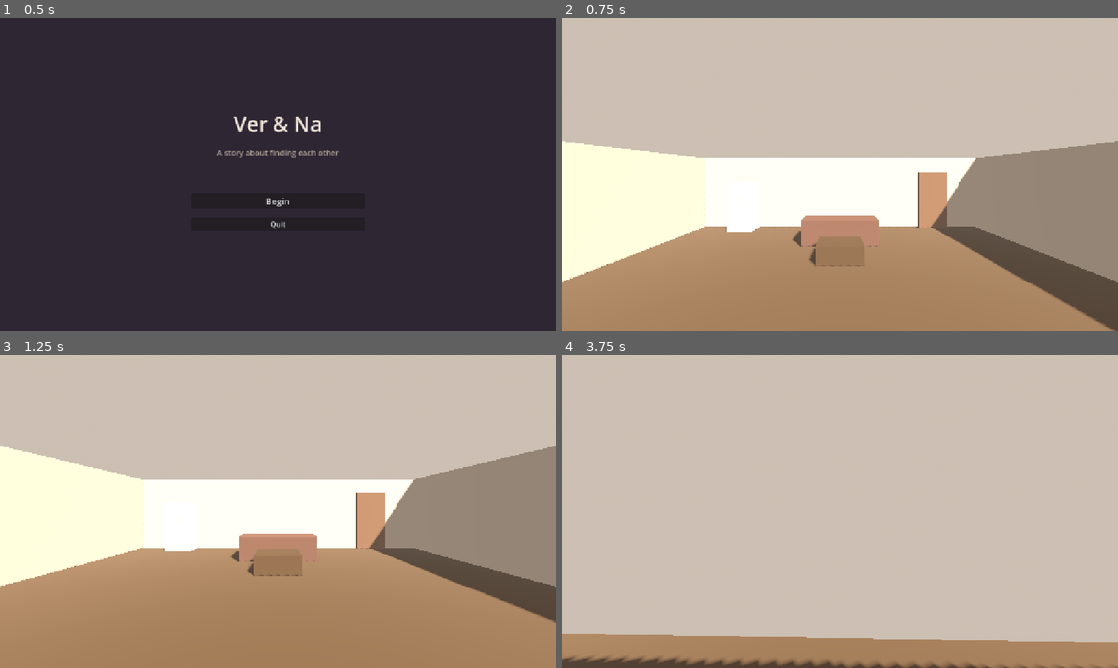
Above: before the commit, frames 1-4 (two rows, left to right).
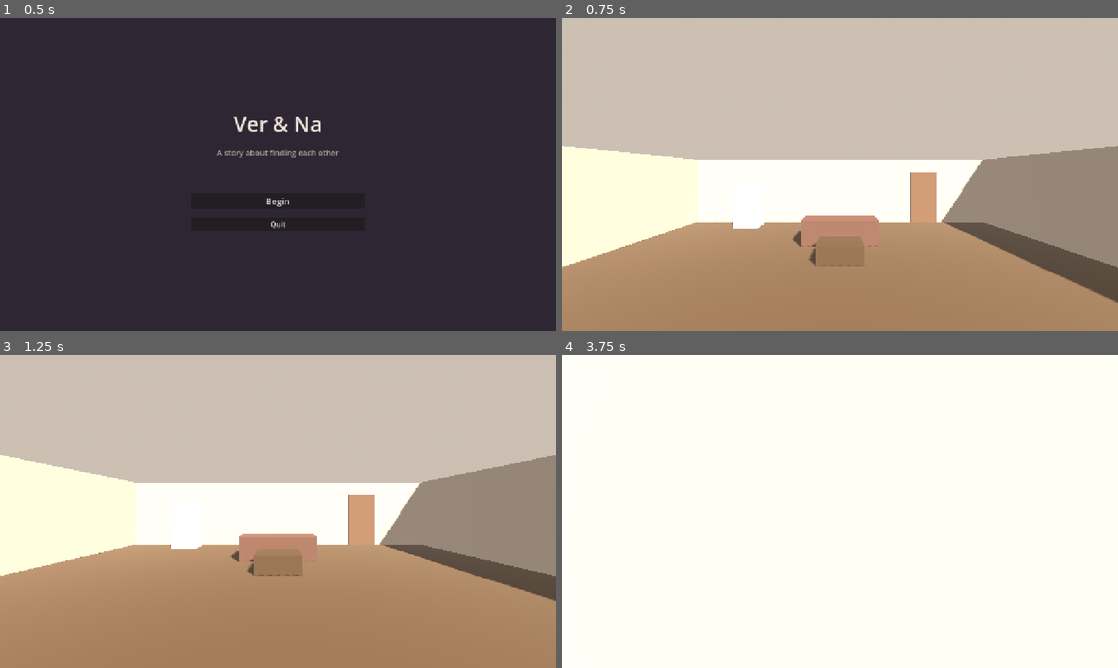
Above: after the commit, the same moments.

Repository: oliveradk/ver-na
Game: Godot game, scene res://scenes/main.tscn
The game is run twice, just before and just after one commit, with the same random seed, the same clock (stepped at 60 frames per second) and the same inputs.
Inputs (mouse positions are in pixels of both pictures, inside the frame that each line leads up to):
- Up to frame 1 (0.5 s): no input
- Up to frame 2 (0.75 s): click "Begin" at 0.5 s
- Up to frame 3 (1.25 s): no input
- Up to frame 4 (3.75 s): tap Enter at 1.25 s; move the mouse to (867, 511) at 1.27 s; hold E (interact) 1.28-2.03 s; hold W (move_forward) from 1.28 s (still down); move the mouse to (812, 511) at 2.02 s; tap E (interact) at 2.1, 3.6 s; move the mouse to (851, 505) at 2.77 s; hold E (interact) 2.78-3.53 s; move the mouse to (834, 517) at 3.52 s

Frame 1 is identical in both runs. In frame 2, 6.2% of the frame differs, in the area x 0-100%, y 39-100%; in frame 3, 5.7%; in frame 4, 100%, in the area x 0-100%, y 0-100%.

Commit message:
Fix note interactions and wall collisions
- Enable RayCast3D with collide_with_areas for detecting notes
- Add collision_layer=2 to all Area3D notes and triggers
- Convert walls to StaticBody3D with collision shapes in home level
- Add all 4 walls with proper collision to home room

Notes can now be read by looking at them and pressing E.
Walls now block player movement.

🤖 Generated with [Claude Code](https://claude.com/claude-code)

Co-Authored-By: Claude Opus 4.5 <noreply@anthropic.com>

Diff:
--- a/scenes/levels/dog_park.tscn
+++ b/scenes/levels/dog_park.tscn
@@ -133,6 +133,8 @@
 mesh = SubResource("BoxMesh_bench_back")
 
 [node name="BenchNote" type="Area3D" parent="." groups=["interactable"]]
+collision_layer = 2
+collision_mask = 2
 transform = Transform3D(1, 0, 0, 0, 1, 0, 0, 0, 1, -3, 0.7, 0.1)
 script = ExtResource("3_note")
 note_id = "dog_park_note"
@@ -193,7 +195,9 @@
 transform = Transform3D(0, 0, 1, 0, 1, 0, -1, 0, 0, 0, 0.6, -10)
 mesh = SubResource("BoxMesh_fence")
 
-[node name="ExitToTown" type="Area3D" parent="."]
+[node name="ExitToTown" type="Area3D" parent="." groups=["interactable"]]
+collision_layer = 2
+collision_mask = 2
 transform = Transform3D(1, 0, 0, 0, 1, 0, 0, 0, 1, 0, 1, 15)
 script = ExtResource("4_transition")
 target_level = "town"
--- a/scenes/levels/home.tscn
+++ b/scenes/levels/home.tscn
@@ -38,8 +38,18 @@
 albedo_color = Color(0.9, 0.85, 0.8, 1)
 
 [sub_resource type="BoxMesh" id="BoxMesh_wall"]
-size = Vector3(12, 3, 0.2)
+size = Vector3(14, 3, 0.3)
 material = SubResource("StandardMaterial3D_wall")
+
+[sub_resource type="BoxShape3D" id="BoxShape3D_wall"]
+size = Vector3(14, 3, 0.3)
+
+[sub_resource type="BoxMesh" id="BoxMesh_wall_side"]
+size = Vector3(0.3, 3, 14)
+material = SubResource("StandardMaterial3D_wall")
+
+[sub_resource type="BoxShape3D" id="BoxShape3D_wall_side"]
+size = Vector3(0.3, 3, 14)
 
 [sub_resource type="StandardMaterial3D" id="StandardMaterial3D_fridge"]
 albedo_color = Color(0.85, 0.85, 0.9, 1)
@@ -112,24 +122,58 @@
 [node name="MeshInstance3D" type="MeshInstance3D" parent="Floor"]
 mesh = SubResource("BoxMesh_floor")
 
-[node name="WallBack" type="MeshInstance3D" parent="."]
-transform = Transform3D(1, 0, 0, 0, 1, 0, 0, 0, 1, 0, 1.5, -6)
+[node name="WallBack" type="StaticBody3D" parent="."]
+collision_layer = 1
+collision_mask = 1
+transform = Transform3D(1, 0, 0, 0, 1, 0, 0, 0, 1, 0, 1.5, -7)
+
+[node name="CollisionShape3D" type="CollisionShape3D" parent="WallBack"]
+shape = SubResource("BoxShape3D_wall")
+
+[node name="MeshInstance3D" type="MeshInstance3D" parent="WallBack"]
 mesh = SubResource("BoxMesh_wall")
 
-[node name="WallLeft" type="MeshInstance3D" parent="."]
-transform = Transform3D(0, 0, 1, 0, 1, 0, -1, 0, 0, -6, 1.5, 0)
+[node name="WallLeft" type="StaticBody3D" parent="."]
+collision_layer = 1
+collision_mask = 1
+transform = Transform3D(1, 0, 0, 0, 1, 0, 0, 0, 1, -7, 1.5, 0)
+
+[node name="CollisionShape3D" type="CollisionShape3D" parent="WallLeft"]
+shape = SubResource("BoxShape3D_wall_side")
+
+[node name="MeshInstance3D" type="MeshInstance3D" parent="WallLeft"]
+mesh = SubResource("BoxMesh_wall_side")
+
+[node name="WallRight" type="StaticBody3D" parent="."]
+collision_layer = 1
+collision_mask = 1
+transform = Transform3D(1, 0, 0, 0, 1, 0, 0, 0, 1, 7, 1.5, 0)
+
+[node name="CollisionShape3D" type="CollisionShape3D" parent="WallRight"]
+shape = SubResource("BoxShape3D_wall_side")
+
+[node name="MeshInstance3D" type="MeshInstance3D" parent="WallRight"]
+mesh = SubResource("BoxMesh_wall_side")
+
+[node name="WallFront" type="StaticBody3D" parent="."]
+collision_layer = 1
+collision_mask = 1
+transform = Transform3D(1, 0, 0, 0, 1, 0, 0, 0, 1, 0, 1.5, 7)
+
+[node name="CollisionShape3D" type="CollisionShape3D" parent="WallFront"]
+shape = SubResource("BoxShape3D_wall")
+
+[node name="MeshInstance3D" type="MeshInstance3D" parent="WallFront"]
 mesh = SubResource("BoxMesh_wall")
 
-[node name="WallRight" type="MeshInstance3D" parent="."]
-transform = Transform3D(0, 0, 1, 0, 1, 0, -1, 0, 0, 6, 1.5, 0)
-mesh = SubResource("BoxMesh_wall")
-
 [node name="Fridge" type="MeshInstance3D" parent="."]
-transform = Transform3D(1, 0, 0, 0, 1, 0, 0, 0, 1, -4, 1, -5.5)
+transform = Transform3D(1, 0, 0, 0, 1, 0, 0, 0, 1, -4, 1, -6)
 mesh = SubResource("BoxMesh_fridge")
 
 [node name="FridgeNote" type="Area3D" parent="." groups=["interactable"]]
-transform = Transform3D(1, 0, 0, 0, 1, 0, 0, 0, 1, -4, 1.3, -5)
+collision_layer = 2
+collision_mask = 2
+transform = Transform3D(1, 0, 0, 0, 1, 0, 0, 0, 1, -4, 1.3, -5.5)
 script = ExtResource("3_note")
 note_id = "fridge_note"
 interaction_text = "Read note on fridge"
@@ -149,11 +193,13 @@
 mesh = SubResource("BoxMesh_table")
 
 [node name="Door" type="MeshInstance3D" parent="."]
-transform = Transform3D(1, 0, 0, 0, 1, 0, 0, 0, 1, 4, 1.2, -5.85)
+transform = Transform3D(1, 0, 0, 0, 1, 0, 0, 0, 1, 4, 1.2, -6.8)
 mesh = SubResource("BoxMesh_door")
 
-[node name="DoorTransition" type="Area3D" parent="."]
-transform = Transform3D(1, 0, 0, 0, 1, 0, 0, 0, 1, 4, 1, -5.5)
+[node name="DoorTransition" type="Area3D" parent="." groups=["interactable"]]
+collision_layer = 2
+collision_mask = 2
+transform = Transform3D(1, 0, 0, 0, 1, 0, 0, 0, 1, 4, 1, -6.5)
 script = ExtResource("4_transition")
 target_level = "dog_park"
 transition_text = "Go to the dog park"
@@ -162,5 +208,5 @@
 shape = SubResource("BoxShape3D_door")
 
 [node name="LeashHook" type="MeshInstance3D" parent="."]
-transform = Transform3D(0.3, 0, 0, 0, 0.3, 0, 0, 0, 0.1, 3, 1.5, -5.85)
+transform = Transform3D(0.3, 0, 0, 0, 0.3, 0, 0, 0, 0.1, 3, 1.5, -6.8)
 mesh = SubResource("BoxMesh_note")
--- a/scenes/levels/town.tscn
+++ b/scenes/levels/town.tscn
@@ -165,6 +165,8 @@
 mesh = SubResource("BoxMesh_bench")
 
 [node name="Note_College" type="Area3D" parent="." groups=["interactable"]]
+collision_layer = 2
+collision_mask = 2
 transform = Transform3D(1, 0, 0, 0, 1, 0, 0, 0, 1, -5, 0.75, 30)
 script = ExtResource("3_note")
 note_id = "college_memory"
@@ -178,6 +180,8 @@
 shape = SubResource("BoxShape3D_note")
 
 [node name="Note_MaineDrive" type="Area3D" parent="." groups=["interactable"]]
+collision_layer = 2
+collision_mask = 2
 transform = Transform3D(1, 0, 0, 0, 1, 0, 0, 0, 1, 5, 0.5, 20)
 script = ExtResource("3_note")
 note_id = "maine_drive"
@@ -191,6 +195,8 @@
 shape = SubResource("BoxShape3D_note")
 
 [node name="Note_MovieNight" type="Area3D" parent="." groups=["interactable"]]
+collision_layer = 2
+collision_mask = 2
 transform = Transform3D(1, 0, 0, 0, 1, 0, 0, 0, 1, -7, 1, 25)
 script = ExtResource("3_note")
 note_id = "movie_night"
@@ -204,6 +210,8 @@
 shape = SubResource("BoxShape3D_note")
 
 [node name="Note_CoffeeShop" type="Area3D" parent="." groups=["interactable"]]
+collision_layer = 2
+collision_mask = 2
 transform = Transform3D(1, 0, 0, 0, 1, 0, 0, 0, 1, 7, 0.5, 15)
 script = ExtResource("3_note")
 note_id = "coffee_shop"
@@ -217,6 +225,8 @@
 shape = SubResource("BoxShape3D_note")
 
 [node name="Note_Wedding" type="Area3D" parent="." groups=["interactable"]]
+collision_layer = 2
+collision_mask = 2
 transform = Transform3D(1, 0, 0, 0, 1, 0, 0, 0, 1, -4, 0.5, 10)
 script = ExtResource("3_note")
 note_id = "wedding_day"
@@ -230,6 +240,8 @@
 shape = SubResource("BoxShape3D_note")
 
 [node name="Note_GradSchool" type="Area3D" parent="." groups=["interactable"]]
+collision_layer = 2
+collision_mask = 2
 transform = Transform3D(1, 0, 0, 0, 1, 0, 0, 0, 1, -7, 0.5, 0)
 script = ExtResource("3_note")
 note_id = "grad_school"
@@ -275,7 +287,9 @@
 transform = Transform3D(1, 0, 0, 0, 1, 0, 0, 0, 1, 0, 4.2, 0)
 mesh = SubResource("SphereMesh_lamp")
 
-[node name="ExitToVet" type="Area3D" parent="."]
+[node name="ExitToVet" type="Area3D" parent="." groups=["interactable"]]
+collision_layer = 2
+collision_mask = 2
 transform = Transform3D(1, 0, 0, 0, 1, 0, 0, 0, 1, 7, 1, -25)
 script = ExtResource("4_transition")
 target_level = "vet_clinic"
--- a/scenes/levels/vet_clinic.tscn
+++ b/scenes/levels/vet_clinic.tscn
@@ -172,6 +172,8 @@
 mesh = SubResource("BoxMesh_phone")
 
 [node name="DeskNote" type="Area3D" parent="." groups=["interactable"]]
+collision_layer = 2
+collision_mask = 2
 transform = Transform3D(1, 0, 0, 0, 1, 0, 0, 0, 1, 0, 1.25, 4.5)
 script = ExtResource("3_note")
 note_id = "vet_desk_note"
@@ -234,6 +236,8 @@
 mesh = SubResource("BoxMesh_sign")
 
 [node name="EndingTrigger" type="Area3D" parent="." groups=["interactable"]]
+collision_layer = 2
+collision_mask = 2
 transform = Transform3D(1, 0, 0, 0, 1, 0, 0, 0, 1, 0, 1, -11.5)
 script = ExtResource("4_ending")
 ending_text = "Open door to waiting room 3"
--- a/scenes/player/player.tscn
+++ b/scenes/player/player.tscn
@@ -26,7 +26,11 @@
 fov = 75.0
 
 [node name="InteractionRay" type="RayCast3D" parent="Camera3D"]
+enabled = true
 target_position = Vector3(0, 0, -3)
+collision_mask = 3
+collide_with_areas = true
+collide_with_bodies = true
 
 [node name="InteractionLabel" type="Label" parent="."]
 anchors_preset = 7
Not shown: 1 places in scenes/levels/home.tscn that only renumber resources
